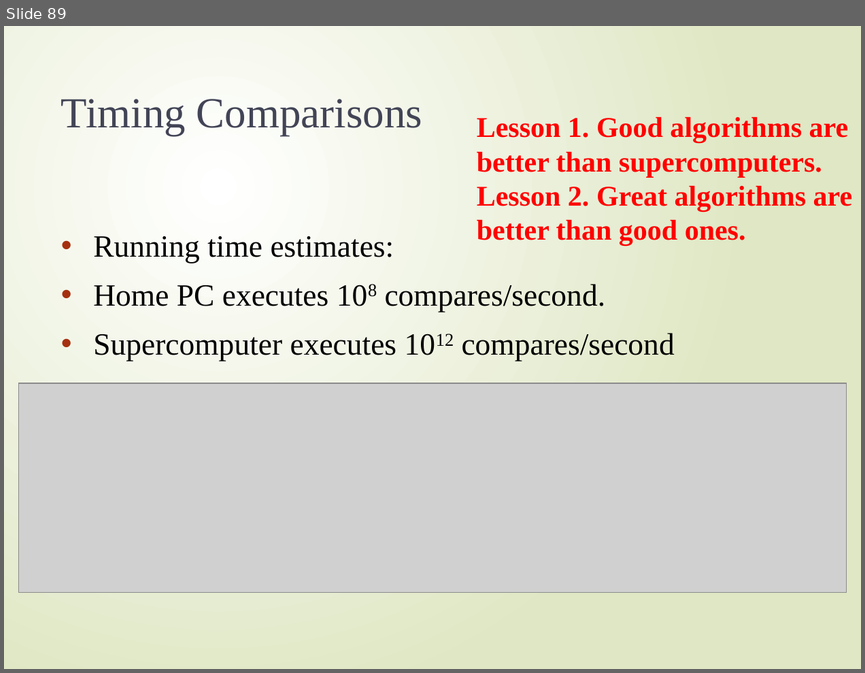
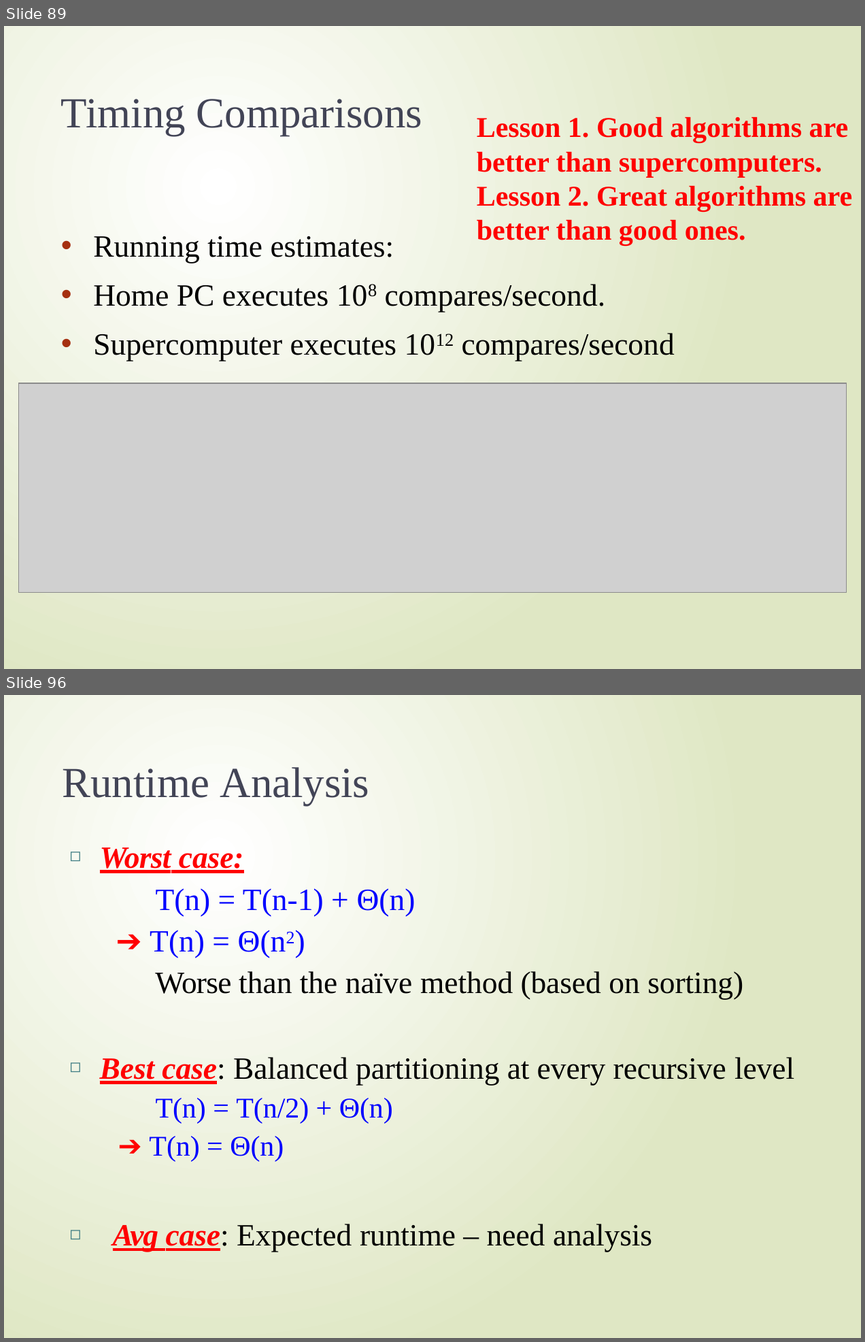
Before and after one commit to FurkanGozukara/CSE214_2018, a slide deck: Lecture Slides/05-Quicksort.pptx. Shown one above the other, each under a label of ours: slide 89 before the commit, slides 89 and 96 after it; the slides between them are not shown. The pictures are 865x673 and 865x1342 pixels, drawn with LibreOffice and Linux fonts; fonts in the diff are those of the drawing; grey boxes stand for pictures. Boxes give left, top, right and bottom in pixels: in the first picture for what was removed or moved away, otherwise in the second. Text is boxed around its words. In the diff, an @@ line names an element or a change of style, - is before the commit and + after.

```diff
--- a/Lecture Slides/05-Quicksort.pptx
+++ b/Lecture Slides/05-Quicksort.pptx
@@ slide 96 added at [4,695,861,1338], background gradient #FFFFFF to #DFE8C4 @@
@@ title added at [62,767,370,806], 36 pt, text #424456 @@
+Runtime Analysis
@@ text added at [100,847,794,1251], 26 pt, text #000000 @@
+◻ Worst case:
+T(n) = T(n-1) + Θ(n)
+➔ T(n) = Θ(n2)
+Worse than the naïve method (based on sorting)
+◻ Best case: Balanced partitioning at every recursive level
+T(n) = T(n/2) + Θ(n)
+➔ T(n) = Θ(n)
+◻ Avg case: Expected runtime – need analysis
```
Also in this commit, not shown: 6 other slides added, 1 other file.
